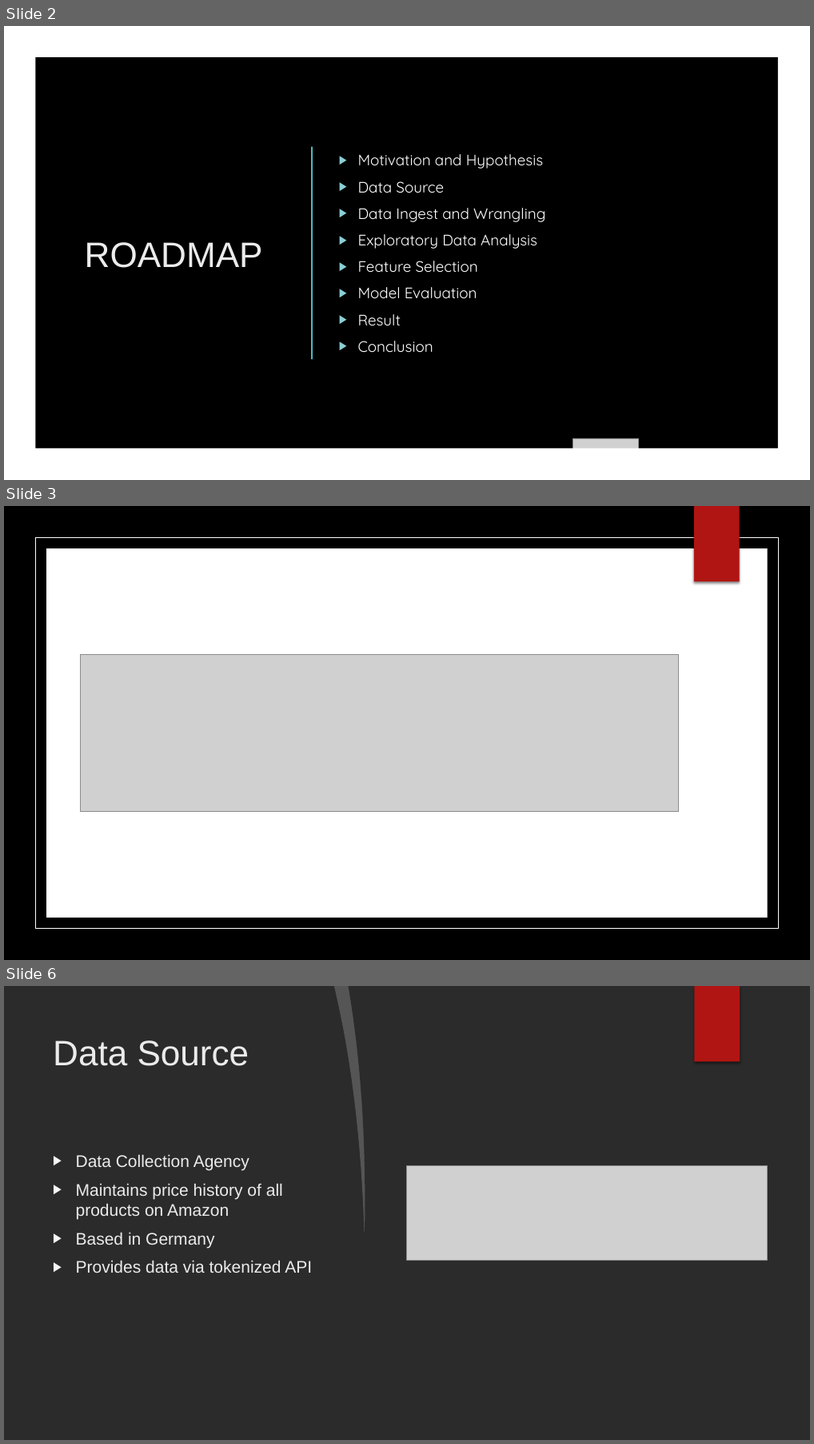
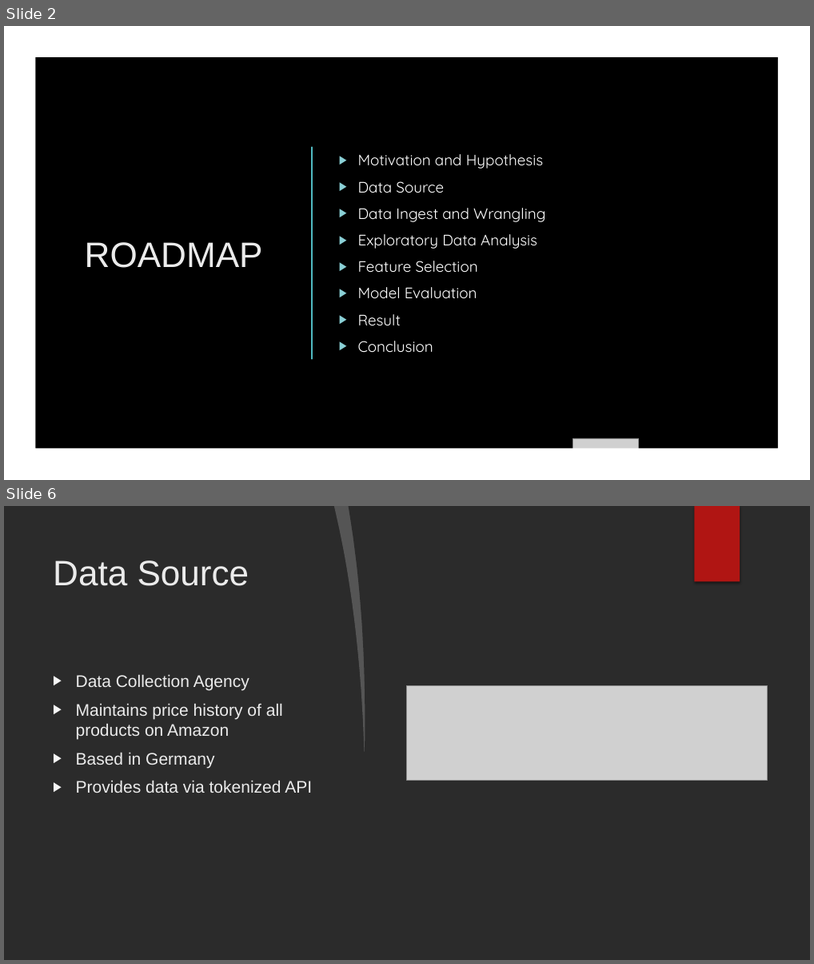
Before and after one commit to georgetown-analytics/Booksville, a slide deck: presentation/Booksville Presentation.pptx. Shown one above the other, each under a label of ours: slides 2, 3 and 6 before the commit, slides 2 and 6 after it; the slides between them are not shown. The pictures are 814x1444 and 814x964 pixels, drawn with LibreOffice and Linux fonts; fonts in the diff are those of the drawing; grey boxes stand for pictures; background and template pictures are left out; a plain dark background stands for a picture behind light text. Boxes give left, top, right and bottom in pixels: in the first picture for what was removed or moved away, otherwise in the second. Text is boxed around its words. In the diff, an @@ line names an element or a change of style, - is before the commit and + after.

```diff
--- a/presentation/Booksville Presentation.pptx
+++ b/presentation/Booksville Presentation.pptx
@@ slide 3 removed at bbox=[4, 506, 810, 960], background picture (left out) @@
@@ rectangle removed at bbox=[4, 506, 810, 960] @@
@@ rectangle removed at bbox=[694, 506, 740, 582] @@
@@ rectangle removed at bbox=[35, 538, 779, 928] @@
@@ rectangle removed at bbox=[46, 548, 768, 916] @@
@@ picture removed at bbox=[81, 654, 680, 812] @@
```
Also in this commit, not shown: 5 slides changed, 5 slides added, 3 other slides removed.
